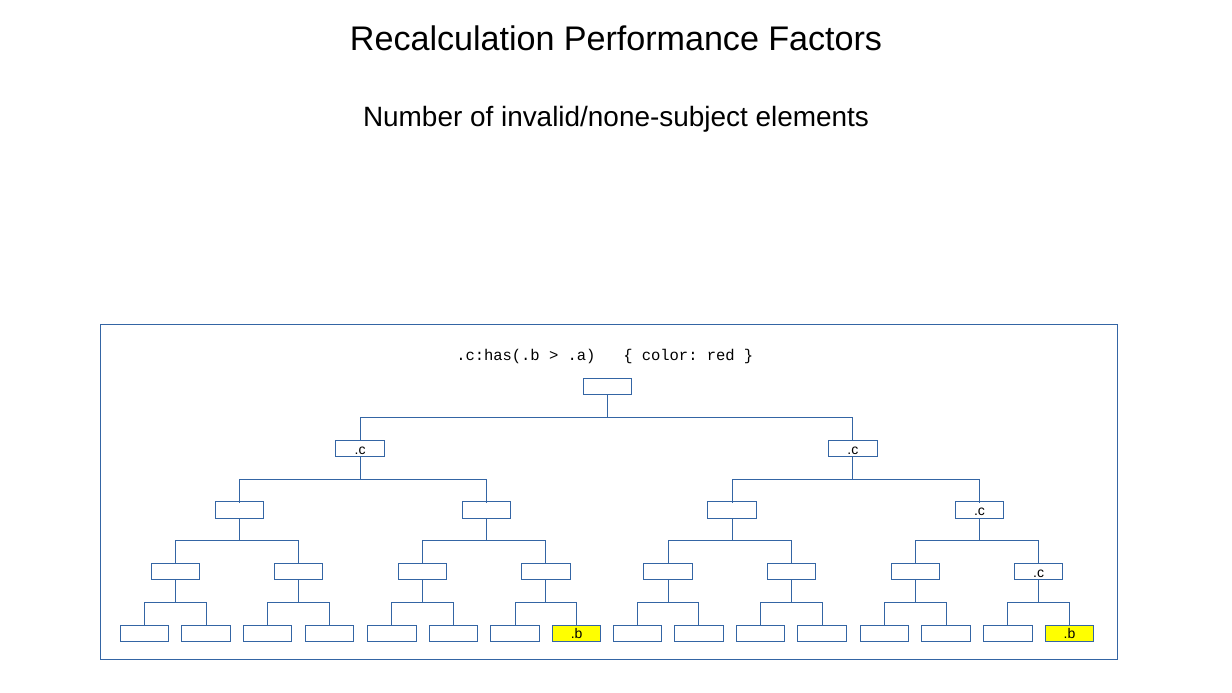
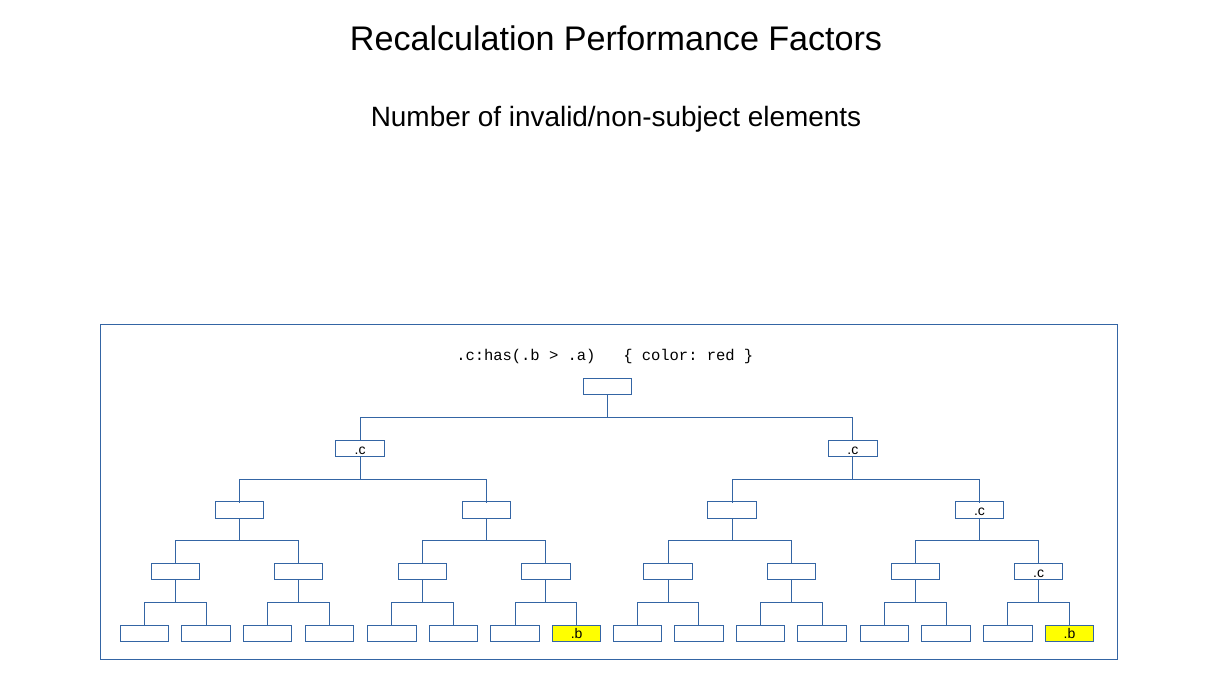
Before and after one commit to Igalia/explainers, a slide deck: slide 31 of css/has/images/has_invalidation.odp. Drawn at 1232x693 pixels with LibreOffice and Linux fonts; fonts in the diff are those of the drawing. Boxes give left, top, right and bottom in pixels: in the first picture for what was removed or moved away, otherwise in the second. Text is boxed around its words. In the diff, an @@ line names an element or a change of style, - is before the commit and + after.

Commit message:
Add invalidate non-terminal :has case

```diff
--- a/css/has/images/has_invalidation.odp
+++ b/css/has/images/has_invalidation.odp
@@ text at [371, 105, 861, 131]: text changed @@
-Number of invalid/none-subject elements
+Number of invalid/non-subject elements
```
Also in this commit, not shown: 1 other slide changed, 4 slides added, 7 other files.
